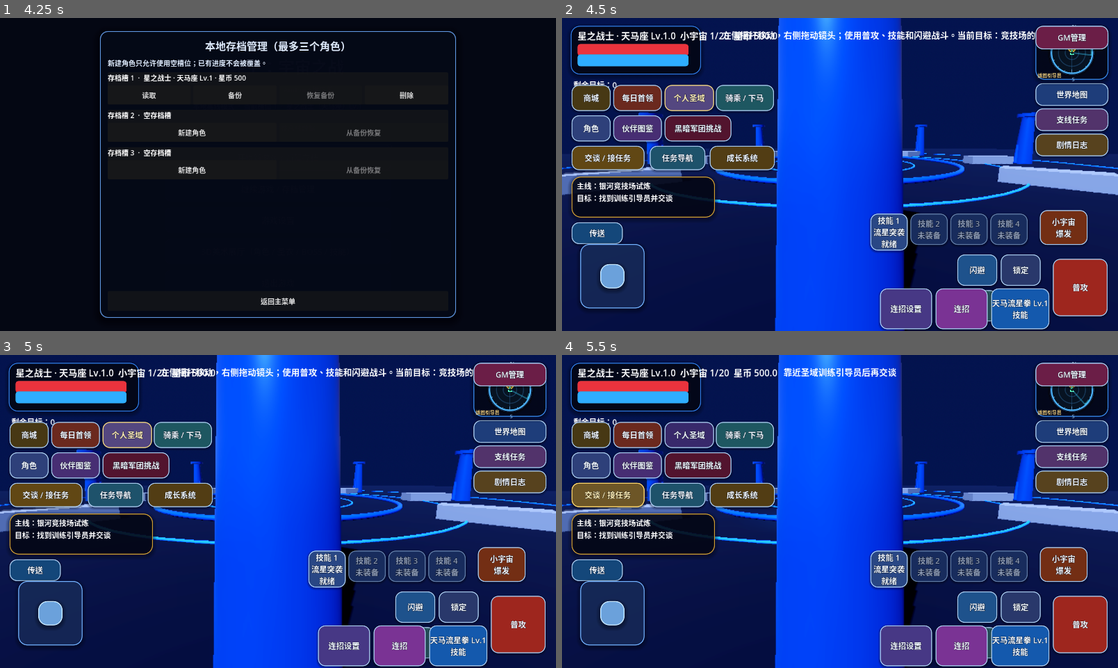
Above: before the commit, frames 1-4 (two rows, left to right).
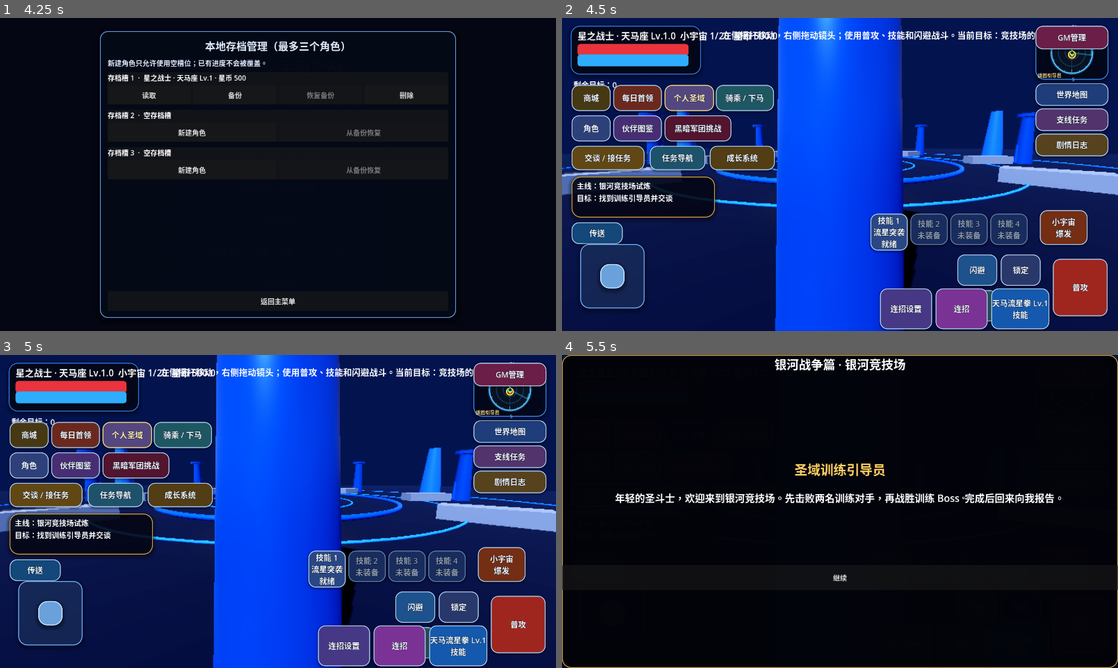
Above: after the commit, the same moments.

Repository: Qazwesrd/Saint-Seiya-Universe-War
Game: Godot game, scene res://scenes/main_menu.tscn
Same seed, same stepped clock (60 frames per second), same inputs: the game is played once before the commit and once after it.
Inputs:
- Up to frame 1 (4.25 s): click "开始新游戏 / 新建存档" at 0.5 s; click "开始新游戏 / 新建存档" at 1.25 s; click "继续游戏 / 存档管理" at 2 s; click "游戏设置" at 2.75 s; click "3D美术展厅（角色 / 圣衣 / BOSS / 技能）" at 3.5 s
- Up to frame 2 (4.5 s): click "读取" at 4.25 s
- Up to frame 3 (5 s): no input
- Up to frame 4 (5.5 s): click "交谈 / 接任务" at 5 s

Frame 1 is identical in both runs. In frame 2, 0.6% of the frame differs, in the area x 20-93%, y 10-44%; in frame 3, 0.6%; in frame 4, 95%, in the area x 0-100%, y 0-100%.

Commit message:
Integrate faction-themed starter areas and training encounters

Diff:
--- a/game/scripts/game.gd
+++ b/game/scripts/game.gd
@@ -30,7 +30,8 @@
     player = CharacterBody3D.new()
     player.set_script(PlayerScript)
     player.set("game", self)
-    player.position = Vector3(0, 0.15, 7)
+    var faction_world_profile: Dictionary = FactionDatabase.get_world_profile()
+    player.position = faction_world_profile.get("spawn_position", Vector3(0, 0.15, 7))
     add_child(player)
     _spawn_followers()
     CollectionSystem.collection_changed.connect(_spawn_followers)
@@ -68,7 +69,8 @@
     var env := Environment.new()
     env.background_mode = Environment.BG_SKY
     env.ambient_light_source = Environment.AMBIENT_SOURCE_COLOR
-    env.ambient_light_color = Color(0.32, 0.38, 0.62)
+    var faction_world_profile: Dictionary = FactionDatabase.get_world_profile()
+    env.ambient_light_color = faction_world_profile.get("ambient_color", Color(0.32, 0.38, 0.62))
     env.ambient_light_energy = 0.7
     env.tonemap_mode = Environment.TONE_MAPPER_FILMIC
     env_node.environment = env
@@ -85,7 +87,7 @@
     plane.size = Vector2(70, 70)
     floor_mesh.mesh = plane
     var mat := StandardMaterial3D.new()
-    mat.albedo_color = Color(0.055, 0.075, 0.14)
+    mat.albedo_color = faction_world_profile.get("ground_color", Color(0.055, 0.075, 0.14))
     mat.metallic = 0.2
     floor_mesh.material_override = mat
     floor_body.add_child(floor_mesh)
@@ -107,9 +109,9 @@
         ring.mesh = torus
         ring.position.y = 0.02
         var ring_mat := StandardMaterial3D.new()
-        ring_mat.albedo_color = Color(0.08, 0.28, 0.65)
+        ring_mat.albedo_color = faction_world_profile.get("accent_color", Color(0.08, 0.28, 0.65))
         ring_mat.emission_enabled = true
-        ring_mat.emission = Color(0.03, 0.12, 0.5)
+        ring_mat.emission = faction_world_profile.get("accent_color", Color(0.03, 0.12, 0.5)) * 0.55
         ring.material_override = ring_mat
         ring_root.add_child(ring)
     world_theme_manager = Node3D.new()
@@ -119,9 +121,61 @@
     world_theme_manager.set("floor_material", mat)
     world_theme_manager.set("ring_root", ring_root)
     add_child(world_theme_manager)
+    _build_faction_start_landmarks(faction_world_profile)
     _apply_campaign_world_theme()
 
+func _build_faction_start_landmarks(profile: Dictionary) -> void:
+    var root := Node3D.new()
+    root.name = "FactionStartLandmarks"
+    add_child(root)
+    var accent: Color = profile.get("accent_color", Color(0.25, 0.55, 0.9))
+    var structure := str(profile.get("structure", "columns"))
+    for index in range(4):
+        var landmark := MeshInstance3D.new()
+        if structure in ["crystals", "orbs", "coral"]:
+            var sphere := SphereMesh.new()
+            sphere.radius = 0.9 if structure != "orbs" else 0.65
+            sphere.height = 2.4 if structure == "crystals" else 1.5
+            landmark.mesh = sphere
+            landmark.scale = Vector3(0.72, 1.7, 0.72) if structure == "crystals" else Vector3.ONE
+        elif structure == "machines" or structure == "giants":
+            var block := BoxMesh.new()
+            block.size = Vector3(1.8, 4.2 if structure == "giants" else 3.0, 1.5)
+            landmark.mesh = block
+        else:
+            var pillar := CylinderMesh.new()
+            pillar.top_radius = 0.38
+            pillar.bottom_radius = 0.78
+            pillar.height = 4.0
+            landmark.mesh = pillar
+        var material := StandardMaterial3D.new()
+        material.albedo_color = accent
+        material.metallic = 0.42
+        material.roughness = 0.34
+        material.emission_enabled = true
+        material.emission = accent * 0.22
+        landmark.material_override = material
+        var angle := TAU * float(index) / 4.0
+        landmark.position = Vector3(cos(angle) * 13.0, 2.0, sin(angle) * 13.0 - 3.0)
+        root.add_child(landmark)
+    if structure == "wings":
+        for side in [-1.0, 1.0]:
+            var wing := MeshInstance3D.new()
+            var wing_mesh := BoxMesh.new()
+            wing_mesh.size = Vector3(0.55, 4.8, 1.2)
+            wing.mesh = wing_mesh
+            wing.position = Vector3(side * 7.0, 2.5, -9.0)
+            wing.rotation.z = side * -0.35
+            var wing_material := StandardMaterial3D.new()
+            wing_material.albedo_color = accent
+            wing_material.emission_enabled = true
+            wing_material.emission = accent * 0.18
+            wing.material_override = wing_material
+            root.add_child(wing)
+
 func _apply_campaign_world_theme() -> void:
+    if bool(RPGState.profile.get("faction_tutorial_enabled", false)) and int(RPGState.profile.get("level", 1)) < 10:
+        return
     if not is_instance_valid(world_theme_manager):
         return
     var chapter_id := str(WorldExplorationManager.active_region_id)
@@ -164,13 +218,13 @@
 func _spawn_guide_npc() -> void:
     guide_npc = Node3D.new()
     guide_npc.set_script(GuideNpcScript)
-    guide_npc.position = Vector3(0, 0, 2)
+    guide_npc.position = player.global_position + Vector3(0, 0, 2)
     add_child(guide_npc)
 
 func _spawn_teleport_point() -> void:
     teleport_point = Node3D.new()
     teleport_point.set_script(TeleportPointScript)
-    teleport_point.position = Vector3(0, 0, -16)
+    teleport_point.position = player.global_position + Vector3(0, 0, -16)
     add_child(teleport_point)
 
 func use_teleport_point() -> void:
@@ -188,7 +242,27 @@
     if not is_instance_valid(player):
         return
     var target: Node3D
-    if QuestManager.status == "not_started" or QuestManager.status == "ready_to_return" or QuestManager.status == "completed":
+    if bool(RPGState.profile.get("faction_tutorial_enabled", false)):
+        var tutorial: Dictionary = RPGState.profile.get("faction_tutorial", {})
+        var tutorial_status := str(tutorial.get("status", "not_started"))
+        if tutorial_status in ["not_started", "ready_to_return", "completed"]:
+            target = guide_npc
+        elif int(tutorial.get("defeated_normal", 0)) < FactionDatabase.TUTORIAL_NORMAL_TARGET:
+            var nearest_distance := INF
+            for enemy in enemies:
+                if is_instance_valid(enemy) and not bool(enemy.get("is_boss")):
+                    var distance: float = player.global_position.distance_to(enemy.global_position)
+                    if distance < nearest_distance:
+                        nearest_distance = distance
+                        target = enemy
+        elif not bool(tutorial.get("boss_defeated", false)):
+            for enemy in enemies:
+                if is_instance_valid(enemy) and bool(enemy.get("is_boss")):
+                    target = enemy
+                    break
+        else:
+            target = guide_npc
+    elif QuestManager.status == "not_started" or QuestManager.status == "ready_to_return" or QuestManager.status == "completed":
         target = guide_npc
     elif QuestManager.defeated_normal < 2:
         var nearest_distance := INF
@@ -215,7 +289,7 @@
     if not is_instance_valid(player) or not is_instance_valid(guide_npc):
         return
     if player.global_position.distance_to(guide_npc.global_position) > 4.8:
-        show_notice("靠近圣域训练引导员后再交谈")
+        show_notice("靠近%s后再交谈" % FactionDatabase.get_tutorial_mentor_name())
         return
     SideQuestManager.record_event("talk_to_guide", {"chapter_id": active_world_chapter_id})
     var dialogue: Dictionary = QuestManager.interact_with_guide()
@@ -246,6 +320,14 @@
         var next_wave := EncounterDirector.advance_wave()
         if not next_wave.is_empty():
             _spawn_encounter_wave(next_wave)
+            return
+    if bool(RPGState.profile.get("faction_tutorial_enabled", false)):
+        var tutorial_progress: Dictionary = RPGState.profile.get("faction_tutorial", {})
+        var tutorial_status := str(tutorial_progress.get("status", "not_started"))
+        if tutorial_status == "active":
+            _start_faction_tutorial_encounter()
+            return
+        if tutorial_status != "completed" or int(RPGState.profile.get("level", 1)) < 10:
             return
     var mission := CampaignManager.get_active_mission()
     var mission_id := str(mission.get("id", ""))
@@ -283,6 +365,27 @@
     elif not mission.is_empty():
         _start_data_driven_campaign_encounter(mission, mission_state)
 
+func _start_faction_tutorial_encounter() -> void:
+    if not is_instance_valid(player) or not enemies.is_empty() or EncounterDirector.active:
+        return
+    var progress: Dictionary = RPGState.profile.get("faction_tutorial", {})
+    if str(progress.get("status", "")) != "active":
+        return
+    var defeated_normal := int(progress.get("defeated_normal", 0))
+    var center := player.global_position + Vector3(0.0, 0.1, -7.0)
+    var waves: Array[Dictionary] = []
+    var encounter_id := "faction_trial_" + str(RPGState.profile.get("faction_id", "sanctuary"))
+    if defeated_normal < FactionDatabase.TUTORIAL_NORMAL_TARGET:
+        waves = [{"spawns":[{"archetype_id":"arena_guard","count":FactionDatabase.TUTORIAL_NORMAL_TARGET-defeated_normal,"position":center}]}]
+    elif not bool(progress.get("boss_defeated", false)):
+        waves = [{"spawns":[{"archetype_id":"arena_boss","count":1,"boss":true,"position":center}]}]
+    if not waves.is_empty() and EncounterDirector.start(encounter_id, waves):
+        _spawn_encounter_wave(EncounterDirector.get_current_wave())
+        if defeated_normal < FactionDatabase.TUTORIAL_NORMAL_TARGET:
+            show_notice("阵营新手试炼开始：" + FactionDatabase.get_tutorial_enemy_name())
+        else:
+            show_notice("阵营首领试炼：" + FactionDatabase.get_tutorial_boss_name())
+
 func _start_data_driven_campaign_encounter(mission: Dictionary, mission_state: Dictionary) -> void:
     var encounter: Dictionary = mission.get("encounter", {})
     var waves: Array = encounter.get("waves", [])
@@ -350,6 +453,8 @@
         for index in range(count):
             var offset := Vector3(float(index % 3) * 1.5, 0.0, float(index / 3) * 1.5)
             _spawn_enemy(position + offset, is_boss, archetype_id)
+            if bool(RPGState.profile.get("faction_tutorial_enabled", false)) and str(RPGState.profile.get("faction_tutorial", {}).get("status", "")) == "active" and not enemies.is_empty():
+                enemies.back().set("display_name", FactionDatabase.get_tutorial_boss_name() if is_boss else FactionDatabase.get_tutorial_enemy_name())
             total_spawned += 1
     EncounterDirector.register_enemy(total_spawned)
     if total_spawned > 0:
